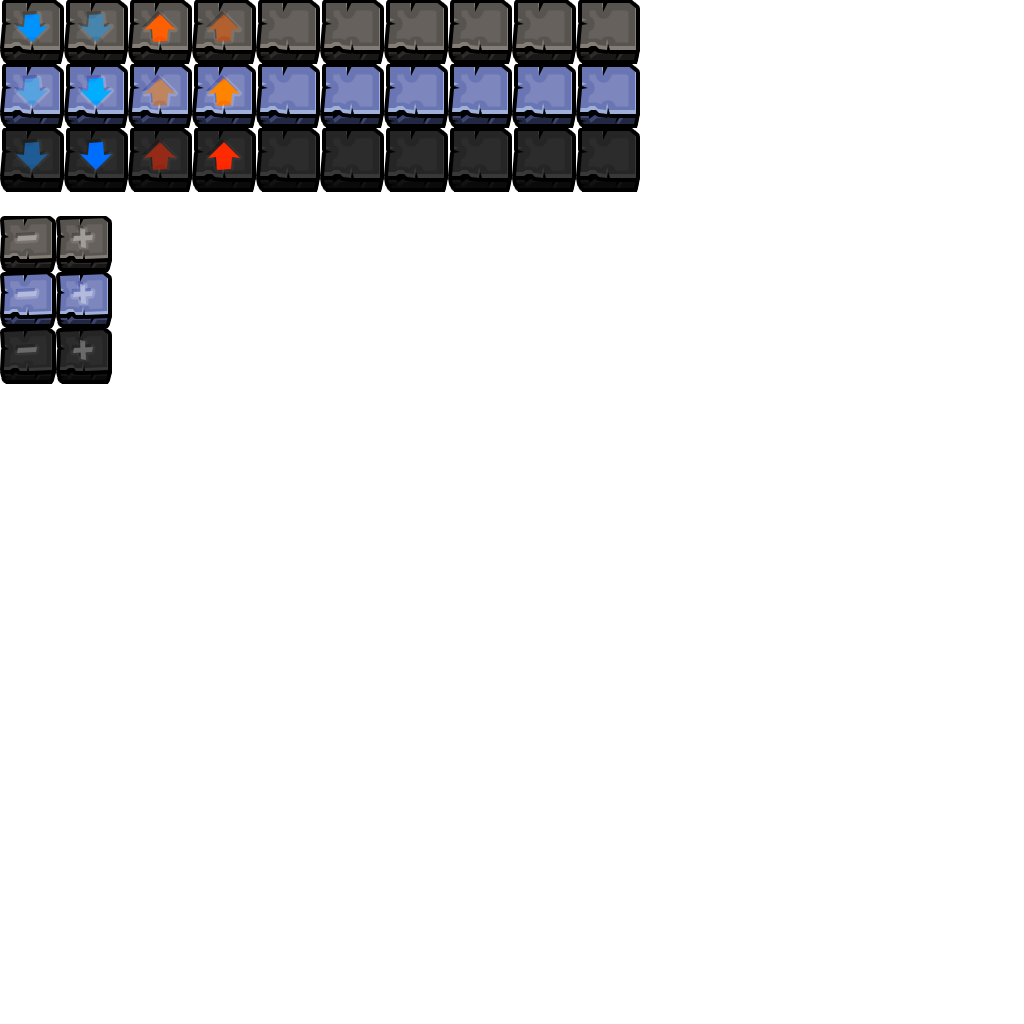
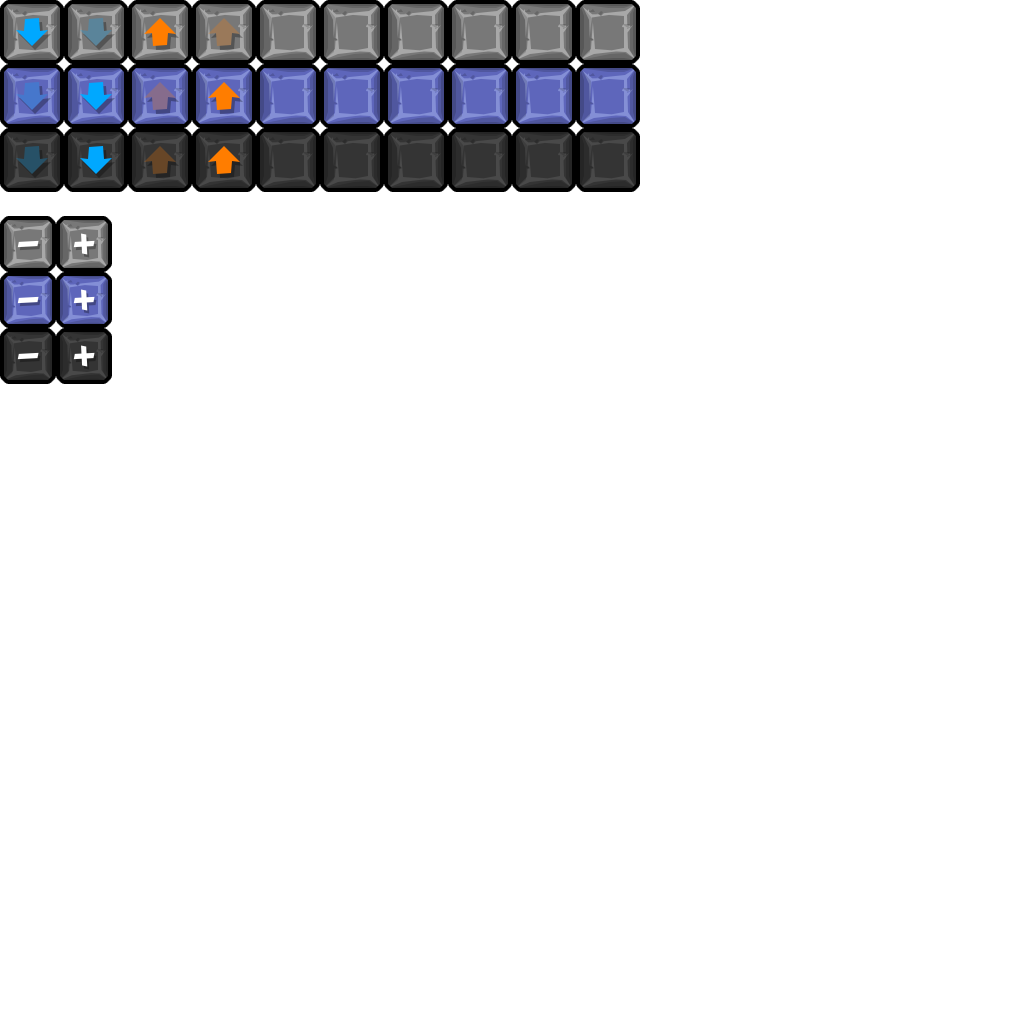
Layered file, before and after one edit (1024x1024). Changes by layer:
removed group "Blank3" (24 layers) over box(516, 3, 639, 192)
removed group "Blank2" (24 layers) over box(388, 3, 511, 192)
removed group "Blank" (24 layers) over box(260, 3, 383, 192)
removed group "Blue" (30 layers) over box(4, 3, 127, 192)
added group "blue1" with 18 layers above "blue2" over box(4, 4, 60, 188)
"Shape 1" (4th of 48, in "blue1" › "button small normal"): opacity 100% → 40%, blend hard light → overlay, moved it into group "button small normal", painted on it over box(4, 4, 112, 60)
"Shape 1" (5th of 48, in "blue1" › "button small click"): opacity 100% → 40%, blend hard light → overlay, moved it into group "button small click", painted on it over box(4, 68, 112, 124)
removed group "Orange" (30 layers) over box(132, 3, 255, 192)
added group "blue2" with 18 layers above "orange1" over box(68, 4, 124, 188)
added group "orange1" with 18 layers above "orange2" over box(132, 4, 188, 188)
added group "orange2" with 18 layers above "minus" over box(196, 4, 252, 188)
removed group "Minus" (15 layers) over box(4, 218, 56, 384)
added group "minus" with 18 layers above "plus" over box(3, 219, 53, 381)
added group "plus" with 18 layers above "blank2 copy 2" over box(59, 219, 109, 381)
removed group "Plus" (15 layers) over box(60, 218, 112, 384)
added group "blank2 copy 2" with 15 layers above "blank copy 2" over box(580, 4, 636, 188)
added group "blank copy 2" with 15 layers above "blank2 copy" over box(516, 4, 572, 188)
added group "blank2 copy" with 15 layers above "blank copy" over box(452, 4, 508, 188)
added group "blank copy" with 15 layers above "blank2" over box(388, 4, 444, 188)
added group "blank2" with 15 layers above "blank" over box(324, 4, 380, 188)
added group "blank" with 15 layers above "Layer 0" over box(260, 4, 316, 188)
…and 344 more changes (184 added, 12 blend, 7 moved_by, 1 opacity, 5 painted, 148 removed, 12 stack)
